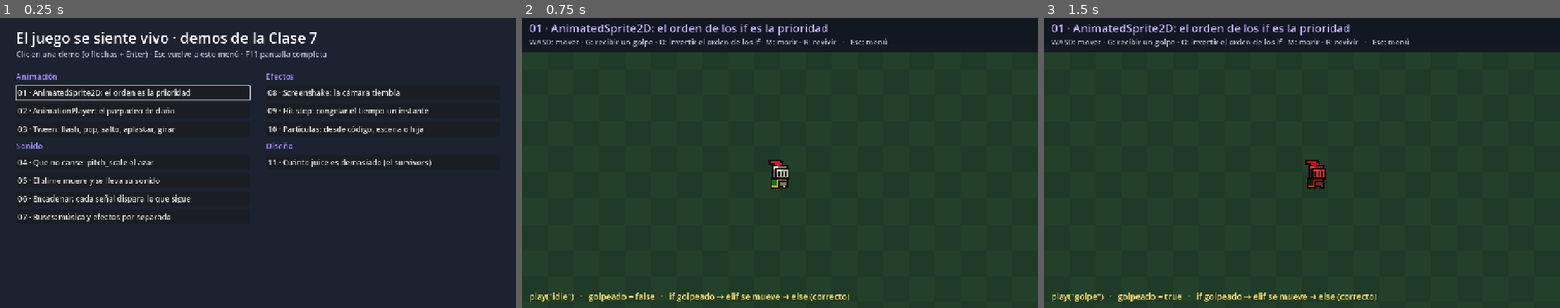
Above: before the commit, frames 1-3 (left to right).
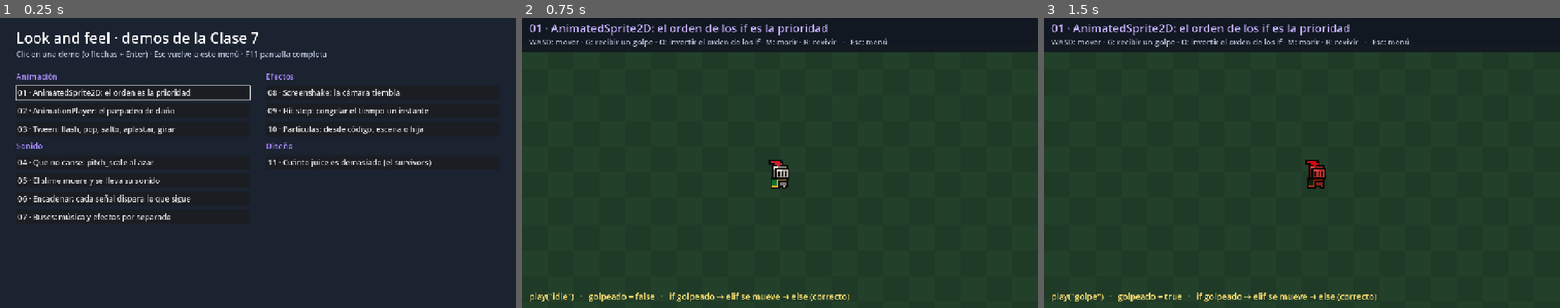
Above: after the commit, the same moments.

Repository: Spktro/curso-vj
Game: Godot game, scene res://menu.tscn
The game is run twice, just before and just after one commit, with the same random seed, the same clock (stepped at 60 frames per second) and the same inputs. Sound files missing from this copy of the repository are replaced by a short silence.
Inputs (mouse positions are in pixels of both pictures, inside the frame that each line leads up to):
- Up to frame 1 (0.25 s): no input
- Up to frame 2 (0.75 s): click "01 · AnimatedSprite2D: el ord…" at 0.5 s
- Up to frame 3 (1.5 s): tap Enter at 1.25 s; move the mouse to (1415, 148) at 1.27 s; hold D from 1.28 s (still down); tap G at 1.35 s; click (1415, 148) at 1.42 s

The runs differ from the first frame. In frame 1, 1.1% of the frame differs, in the area x 3-62%, y 4-10%; in frame 2, nothing differs; in frame 3, nothing differs.

Commit message:
v2 semana 5 teorica: Look and feel (sale 'El juego se siente vivo' y la frase de portada); texto recortado en todas las diapos; los cuatro juegos aparecen de a uno (flecha, espacio o clic)
Co-Authored-By: Claude Opus 5.5 <noreply@anthropic.com>

Diff:
--- a/v2/semana-05/proyecto-clase/menu.tscn
+++ b/v2/semana-05/proyecto-clase/menu.tscn
@@ -19,7 +19,7 @@
 offset_bottom = 74.0
 theme_override_colors/font_color = Color(1, 1, 1, 1)
 theme_override_font_sizes/font_size = 36
-text = "El juego se siente vivo · demos de la Clase 7"
+text = "Look and feel · demos de la Clase 7"
 
 [node name="Subtitulo" type="Label" parent="."]
 layout_mode = 0
--- a/v2/semana-05/proyecto-clase/project.godot
+++ b/v2/semana-05/proyecto-clase/project.godot
@@ -14,7 +14,7 @@
 
 [application]
 
-config/name="El juego se siente vivo - demos"
+config/name="Look and feel - demos"
 run/main_scene="res://menu.tscn"
 config/features=PackedStringArray("4.6")
 config/icon="res://icon.svg"
Not shown, changed: v2/mapa-de-contenidos.md
Not shown, changed: v2/semana-05/proyecto-clase/LEEME.md
Not shown, changed: v2/semana-05/teorica/index.html
